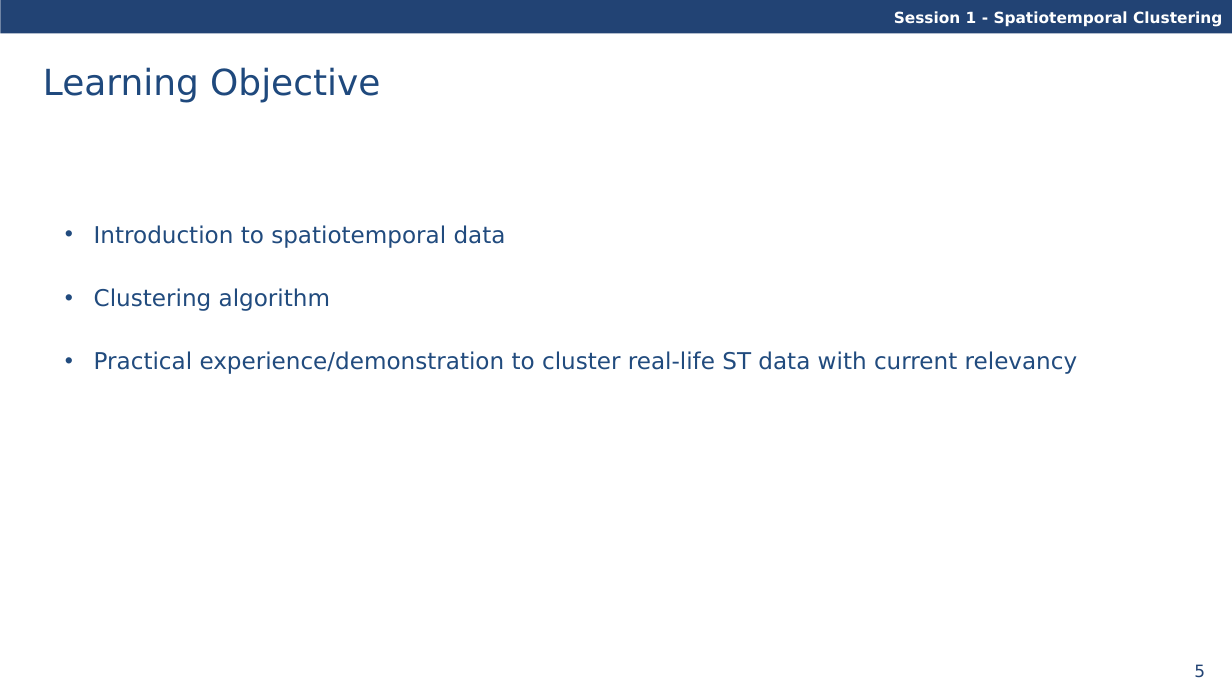
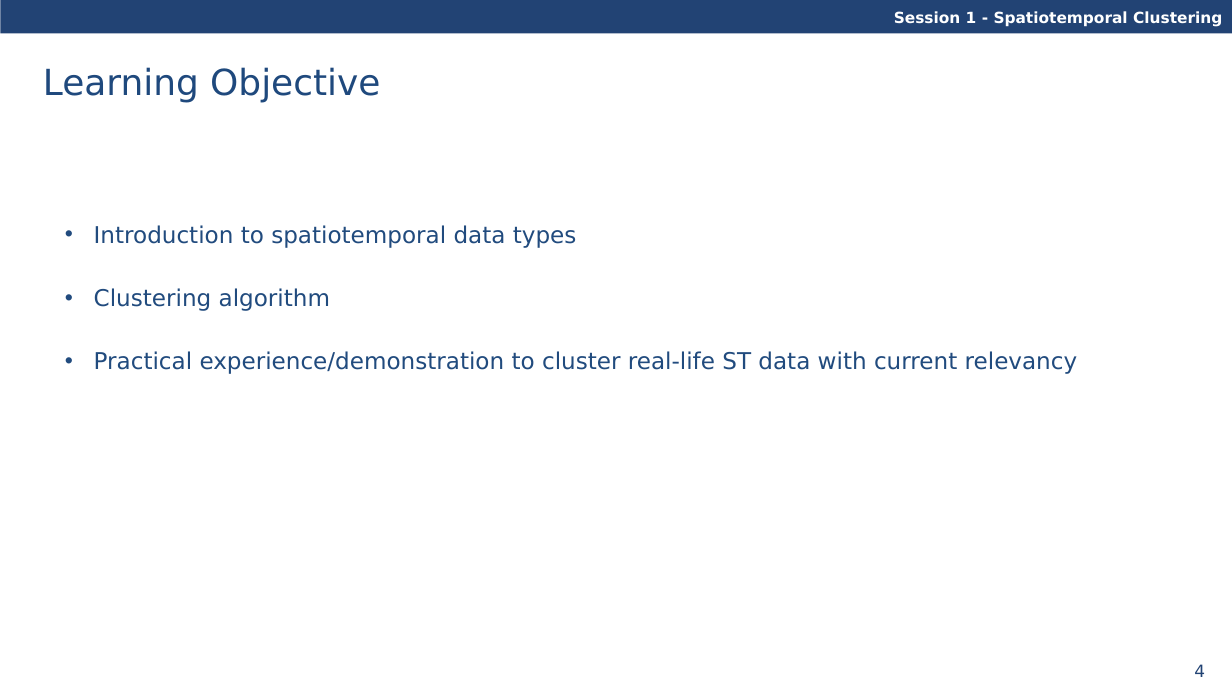
Before and after one commit to davidfrantz/covid19, a slide deck: slide 4 of material/spatio-temporal-clustering.pptx (slide 5 before the commit). Drawn at 1232x693 pixels with LibreOffice and Linux fonts; fonts in the diff are those of the drawing. Boxes give left, top, right and bottom in pixels: in the first picture for what was removed or moved away, otherwise in the second. Text is boxed around its words. In the diff, an @@ line names an element or a change of style, - is before the commit and + after.

```diff
--- a/material/spatio-temporal-clustering.pptx
+++ b/material/spatio-temporal-clustering.pptx
@@ text at <box>94,225,577,248</box>: text changed @@
-• Introduction to spatiotemporal data
+• Introduction to spatiotemporal data types
@@ page number at <box>1194,664,1205,677</box>: text changed @@
-5
+4
```
Also in this commit, not shown: 23 other slides changed, 5 slides added, 4 slides removed, 1 other file.
